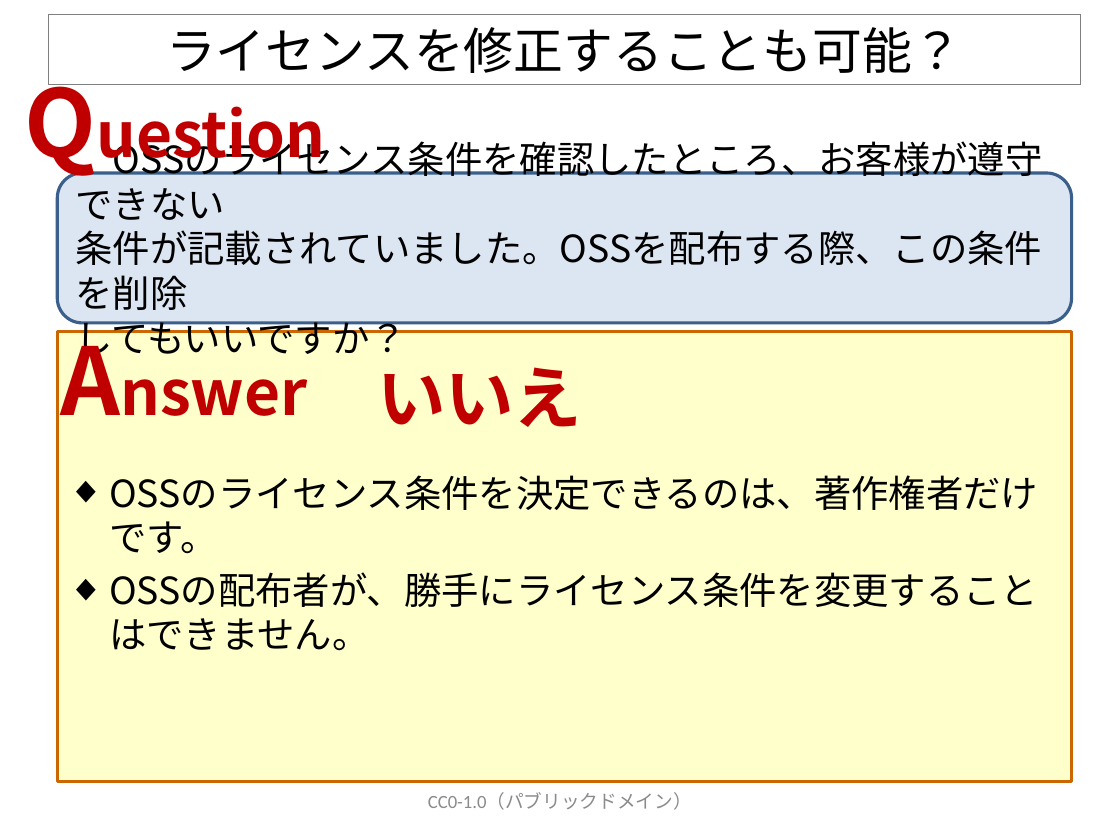
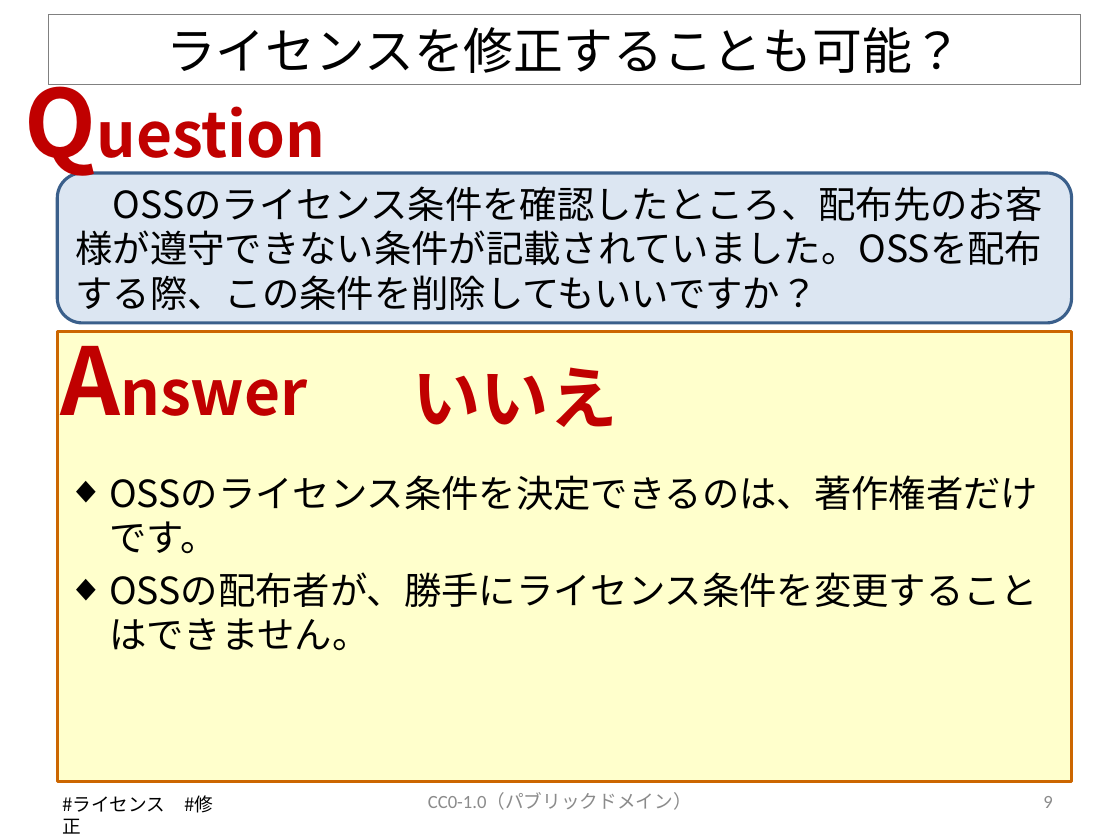
Before and after one commit to OpenChain-Project/OpenChain-JWG, a slide deck: slide 9 of Education_Material/FAQ/OSSライセンス関連でよくある誤解_CC0.pptx (slide 13 before the commit). Drawn at 1120x840 pixels with LibreOffice and Linux fonts; fonts in the diff are those of the drawing. Boxes give left, top, right and bottom in pixels: in the first picture for what was removed or moved away, otherwise in the second. Text is boxed around its words. In the diff, an @@ line names an element or a change of style, - is before the commit and + after.

```diff
--- a/Education_Material/FAQ/OSSライセンス関連でよくある誤解_CC0.pptx
+++ b/Education_Material/FAQ/OSSライセンス関連でよくある誤解_CC0.pptx
@@ text in rounded rectangle at (76, 186, 1043, 310): text changed @@
-OSSのライセンス条件を確認したところ、お客様が遵守できない
-条件が記載されていました。OSSを配布する際、この条件を削除
-してもいいですか？
+OSSのライセンス条件を確認したところ、配布先のお客様が遵守できない条件が記載されていました。OSSを配布する際、この条件を削除してもいいですか？
@@ text "いいえ": place and size @@
-text "いいえ" at (377, 367, 582, 427)
+text "いいえ" at (412, 367, 617, 427)
@@ text added at (62, 795, 213, 813), 12 pt, text #000000 @@
+#ライセンス #修正
@@ page number added at (1043, 796, 1052, 808), 12 pt, text #8C8C8C @@
+9
```
Also in this commit, not shown: 17 other slides changed, 20 slides added, 2 slides removed.
